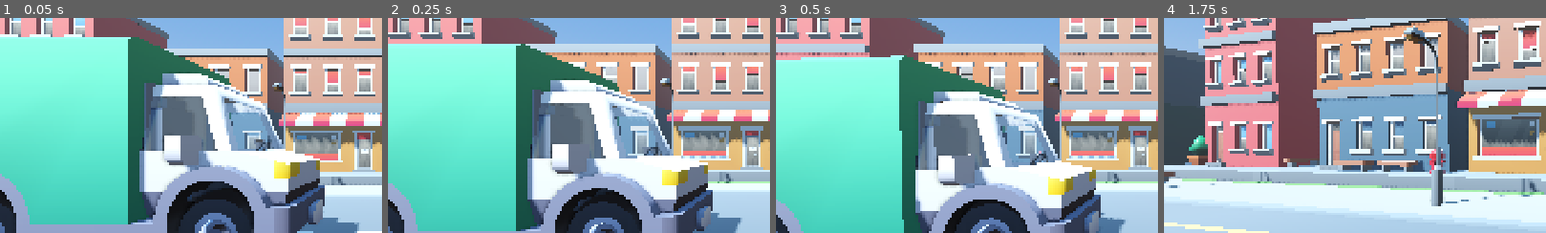
Above: before the commit, frames 1-4 (left to right).
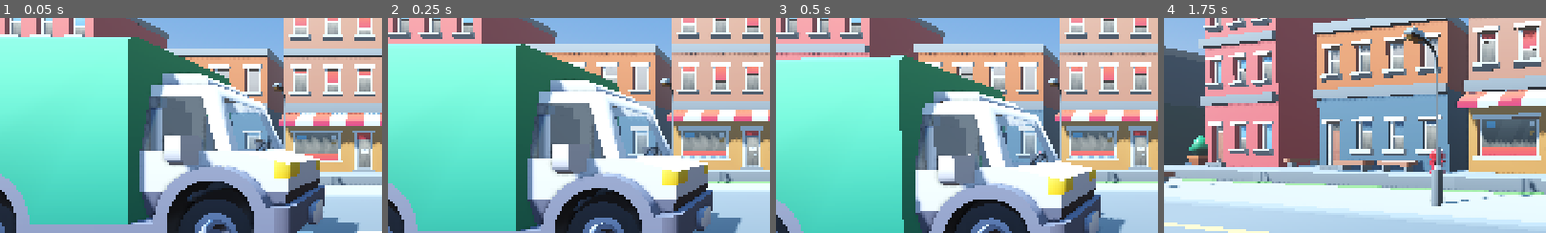
Above: after the commit, the same moments.

Repository: DeKinght/twoguysonecouch
Game: Godot game, scene res://scenes/levels/street.tscn
Same seed, same stepped clock (60 frames per second), same inputs: the game is played once before the commit and once after it. This scene is started directly instead of the project's main scene.
Inputs (mouse positions are % of the whole screen's width and height, from its top left):
- Up to frame 1 (0.05 s): no input
- Up to frame 2 (0.25 s): no input
- Up to frame 3 (0.5 s): no input
- Up to frame 4 (1.75 s): tap Enter at 0.5 s; move the mouse to (55, 50) at 0.52 s; hold W (move_forward) from 0.53 s (still down); tap V (camera_toggle) at 0.6 s; click (55, 50) at 0.67 s; tap Space (jump) at 0.77, 1.52 s; move the mouse to (45, 50) at 1.27 s; tap Ctrl (crouch) at 1.35 s
The pictures show only the part of the screen within x 0-50%, y 20-70%; the shares and areas given below are measured in that part.

The runs differ from the first frame. In frame 1, 0.5% of the frame differs, in the area x 37-55%, y 30-62%; in frame 2, 0.5%, in the area x 37-54%, y 33-66%; in frame 3, 0.5%; in frame 4, nothing differs.

Commit message:
Van: recess the cab back wall behind the cargo side walls
The panel at the cab rear stuck out past the cab sides. It now sits on the
cargo's front wall (z 0.2-0.22 u, ±0.54 u), hidden from outside by the
cargo box and still closing the gap between the seats from inside.

Co-Authored-By: Claude Opus 5.5 <noreply@anthropic.com>
Claude-Session: https://claude.ai/code/session_01M87RcQLDSxz7g4adyQxSFd

Diff:
--- a/scripts/vehicles/van.gd
+++ b/scripts/vehicles/van.gd
@@ -610,7 +610,9 @@
 		# wnętrze ma tylko ±0.33, inaczej widać je przez wycięcie na koło.
 		[u.call(-0.5, CAB_FLOOR_U - 0.03, 0.47, 0.5, CAB_FLOOR_U, 0.78), dark],       # podłoga przy fotelach
 		[u.call(-0.32, CAB_FLOOR_U - 0.03, 0.78, 0.32, CAB_FLOOR_U, 1.06), dark],     # podłoga między nadkolami
-		[u.call(-0.52, CAB_FLOOR_U, 0.45, 0.52, 1.3, 0.47), trim],                    # tył kabiny
+		# Ścianka między kabiną a paką: cofnięta do przedniej ściany paki (z = 0.2..0.22) i węższa
+		# od paki (±0.54), więc z zewnątrz zasłaniają ją boki paki - nic nie wystaje.
+		[u.call(-0.54, CAB_FLOOR_U, 0.2, 0.54, 1.5, 0.22), trim],
 		[u.call(-0.52, 0.67, 0.98, 0.52, 0.77, 1.07), dash],                          # deska
 		[u.call(-0.32, CAB_FLOOR_U, 1.0, 0.32, 0.67, 1.07), dark],                    # pod deską
 		[u.call(-0.12, CAB_FLOOR_U, 0.5, 0.12, 0.6, 0.95), dark],                     # tunel
